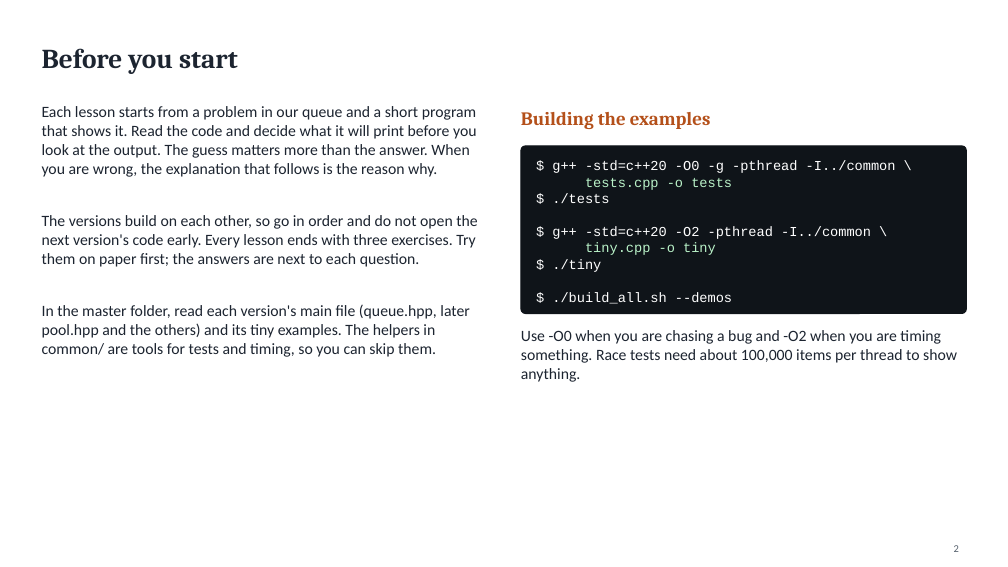
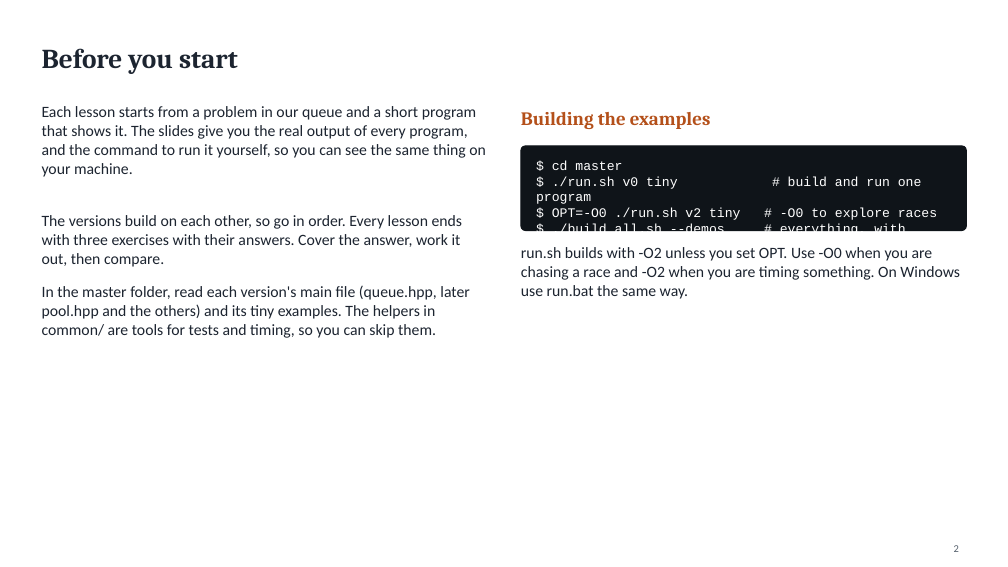
Before and after one commit to Kumarutkarsh9470/Project, a slide deck: slide 2 of Queue_Course.pptx. Drawn at 1008x567 pixels with LibreOffice and Linux fonts; fonts in the diff are those of the drawing. Boxes give left, top, right and bottom in pixels: in the first picture for what was removed or moved away, otherwise in the second. Text is boxed around its words. In the diff, an @@ line names an element or a change of style, - is before the commit and + after.

```diff
--- a/Queue_Course.pptx
+++ b/Queue_Course.pptx
@@ text at <box>42,106,486,177</box>: text changed @@
-Each lesson starts from a problem in our queue and a short program that shows it. Read the code and decide what it will print before you look at the output. The guess matters more than the answer. When you are wrong, the explanation that follows is the reason why.
+Each lesson starts from a problem in our queue and a short program that shows it. The slides give you the real output of every program, and the command to run it yourself, so you can see the same thing on your machine.
@@ rounded rectangle: place and size @@
-rounded rectangle at <box>521,146,966,314</box>
+rounded rectangle at <box>521,146,966,231</box>
@@ rounded rectangle at <box>521,146,966,231</box>: proportions changed @@
@@ text at <box>536,160,937,237</box>: text changed; size 13 to 12.5 pt @@
-$ g++ -std=c++20 -O0 -g -pthread -I../common \
-tests.cpp -o tests
-$ ./tests
-$ g++ -std=c++20 -O2 -pthread -I../common \
-tiny.cpp -o tiny
-$ ./tiny
-$ ./build_all.sh --demos
+$ cd master
+$ ./run.sh v0 tiny # build and run one program
+$ OPT=-O0 ./run.sh v2 tiny # -O0 to explore races
+$ ./build_all.sh --demos # everything, with tests
@@ text at <box>42,215,463,267</box>: text changed @@
-The versions build on each other, so go in order and do not open the next version's code early. Every lesson ends with three exercises. Try them on paper first; the answers are next to each question.
+The versions build on each other, so go in order. Every lesson ends with three exercises with their answers. Cover the answer, work it out, then compare.
@@ text at <box>521,247,960,299</box>: text changed @@
-Use -O0 when you are chasing a bug and -O2 when you are timing something. Race tests need about 100,000 items per thread to show anything.
+run.sh builds with -O2 unless you set OPT. Use -O0 when you are chasing a race and -O2 when you are timing something. On Windows use run.bat the same way.
@@ text "In the master folder, read ...": place and size @@
-text "In the master folder, read ..." at <box>42,304,469,357</box>
+text "In the master folder, read ..." at <box>42,285,469,338</box>
```
Also in this commit, not shown: 54 other slides changed, 1 slide added, 6 slides removed, 8 other files.
